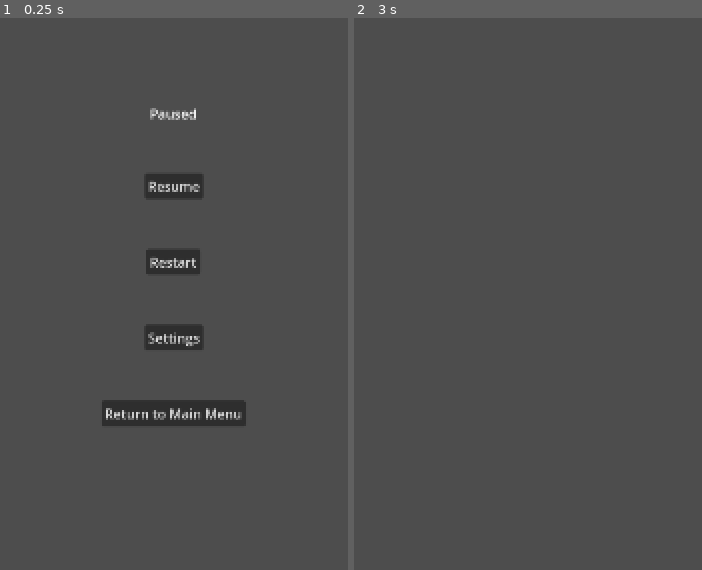
Above: before the commit, frames 1-2 (left to right).
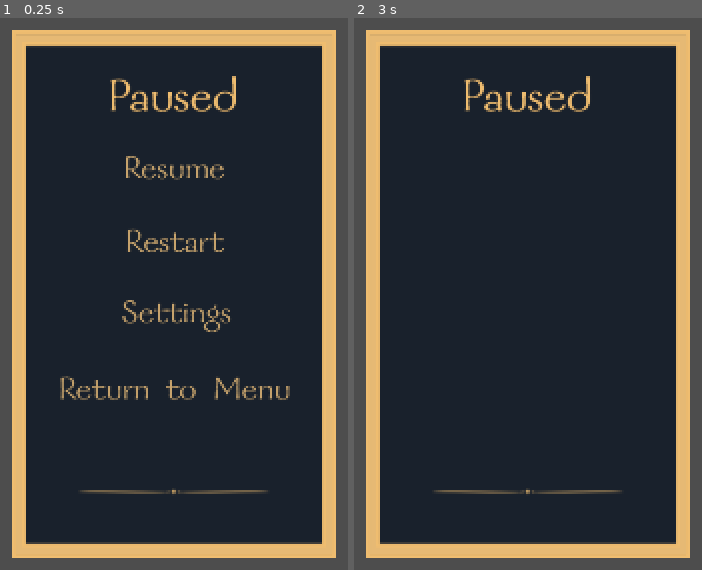
Above: after the commit, the same moments.

Repository: bradlycarpenter/Project-H-Phase-2
Game: Godot game, scene res://local_assets/pause_menu/src/pause_menu.tscn
Two runs of this game, one before a commit and one after it. Both use one fixed random seed, a clock stepped at 60 frames per second and the inputs below. This scene is started directly instead of the project's main scene.
Inputs (mouse positions are in pixels of both pictures, inside the frame that each line leads up to; where the layout moved, square brackets give the same spot in the first picture):
- Up to frame 1 (0.25 s): no input
- Up to frame 2 (3 s): click (528, 244) [528, 260] at 0.5 s; click (528, 244) [528, 260] at 1.25 s; click (528, 244) [528, 260] at 2 s; click (528, 172) [528, 183] at 2.75 s

The runs differ from the first frame. In frame 1, 85% of the frame differs, in the area x 3-97%, y 2-98%; in frame 2, 88%.

Commit message:
added/art_assets
added art assets and changed pause_menu

Diff:
--- a/local_assets/pause_menu/src/pause_menu.tscn
+++ b/local_assets/pause_menu/src/pause_menu.tscn
@@ -1,9 +1,64 @@
-[gd_scene load_steps=5 format=3 uid="uid://cqp2fxl062yjn"]
+[gd_scene load_steps=25 format=3 uid="uid://cqp2fxl062yjn"]
 
 [ext_resource type="Script" path="res://local_assets/pause_menu/src/pause_menu.gd" id="1_2trmw"]
+[ext_resource type="Texture2D" uid="uid://dm0seowpyxd67" path="res://local_assets/pause_menu/art/pause_menu_ui.png" id="2_2dtab"]
 [ext_resource type="PackedScene" uid="uid://bcto3psg0mkqi" path="res://local_assets/pause_menu/src/pause_menu_option.tscn" id="2_8vwhv"]
+[ext_resource type="Texture2D" uid="uid://ba21at6x15hs0" path="res://local_assets/pause_menu/art/return_hover.png" id="3_0dsdg"]
+[ext_resource type="Texture2D" uid="uid://c5tal7h3uja47" path="res://local_assets/pause_menu/art/resume_hover.png" id="3_mre3w"]
+[ext_resource type="Texture2D" uid="uid://cnpi5606t5bbe" path="res://local_assets/pause_menu/art/resume.png" id="3_tlc7n"]
+[ext_resource type="Texture2D" uid="uid://cx0qnca8bxmk8" path="res://local_assets/pause_menu/art/restart.png" id="3_uc3m7"]
+[ext_resource type="Texture2D" uid="uid://boyf40nj03xnx" path="res://local_assets/pause_menu/art/settings_hover.png" id="4_2fpuk"]
+[ext_resource type="Texture2D" uid="uid://7s5554kjgo82" path="res://local_assets/pause_menu/art/settings.png" id="4_guggm"]
+[ext_resource type="Texture2D" uid="uid://d2tydsl6gyg55" path="res://local_assets/pause_menu/art/restart_hover.png" id="4_jmrhf"]
+[ext_resource type="Texture2D" uid="uid://da8tsb1usiw0u" path="res://local_assets/pause_menu/art/return.png" id="4_t7gxh"]
 
 [sub_resource type="StyleBoxEmpty" id="StyleBoxEmpty_ruqvx"]
+
+[sub_resource type="StyleBoxTexture" id="StyleBoxTexture_puuel"]
+texture = ExtResource("3_mre3w")
+texture_margin_left = 314.0
+texture_margin_top = 45.0
+
+[sub_resource type="StyleBoxTexture" id="StyleBoxTexture_g80pw"]
+texture = ExtResource("3_tlc7n")
+texture_margin_left = 314.0
+texture_margin_top = 45.0
+
+[sub_resource type="StyleBoxTexture" id="StyleBoxTexture_vybgi"]
+texture = ExtResource("4_jmrhf")
+texture_margin_left = 289.0
+texture_margin_top = 75.0
+
+[sub_resource type="StyleBoxTexture" id="StyleBoxTexture_5w4y3"]
+texture = ExtResource("3_uc3m7")
+texture_margin_left = 289.0
+texture_margin_top = 75.0
+
+[sub_resource type="StyleBoxTexture" id="StyleBoxTexture_pjkhn"]
+texture = ExtResource("4_2fpuk")
+texture_margin_left = 280.0
+texture_margin_top = 75.0
+
+[sub_resource type="StyleBoxTexture" id="StyleBoxTexture_qqhs7"]
+texture = ExtResource("4_guggm")
+texture_margin_left = 310.0
+texture_margin_top = 55.0
+
+[sub_resource type="StyleBoxEmpty" id="StyleBoxEmpty_lknui"]
+
+[sub_resource type="StyleBoxEmpty" id="StyleBoxEmpty_mmjcc"]
+
+[sub_resource type="StyleBoxTexture" id="StyleBoxTexture_oylce"]
+texture = ExtResource("3_0dsdg")
+texture_margin_left = 300.0
+texture_margin_top = 75.0
+
+[sub_resource type="StyleBoxEmpty" id="StyleBoxEmpty_gij3f"]
+
+[sub_resource type="StyleBoxTexture" id="StyleBoxTexture_0wcch"]
+texture = ExtResource("4_t7gxh")
+texture_margin_left = 300.0
+texture_margin_top = 75.0
 
 [sub_resource type="StyleBoxEmpty" id="StyleBoxEmpty_2p3jt"]
 
@@ -18,58 +73,77 @@
 script = ExtResource("1_2trmw")
 main_menu = "res://local_assets/main_menu/src/main_menu.tscn"
 
+[node name="TextureRect" type="TextureRect" parent="."]
+layout_mode = 1
+anchors_preset = 8
+anchor_left = 0.5
+anchor_top = 0.5
+anchor_right = 0.5
+anchor_bottom = 0.5
+offset_left = -194.0
+offset_top = -316.5
+offset_right = 194.0
+offset_bottom = 316.5
+grow_horizontal = 2
+grow_vertical = 2
+size_flags_horizontal = 4
+size_flags_vertical = 4
+texture = ExtResource("2_2dtab")
+
 [node name="MarginContainer" type="MarginContainer" parent="."]
 process_mode = 3
 layout_mode = 1
 anchors_preset = 15
 anchor_right = 1.0
 anchor_bottom = 1.0
-offset_left = 481.0
-offset_top = 248.0
-offset_right = -481.0
-offset_bottom = -248.0
 grow_horizontal = 2
 grow_vertical = 2
 
 [node name="VBoxContainer" type="VBoxContainer" parent="MarginContainer"]
 layout_mode = 2
-theme_override_constants/separation = 60
+size_flags_horizontal = 4
+size_flags_vertical = 4
+theme_override_constants/separation = 15
 
 [node name="HSeparator" type="HSeparator" parent="MarginContainer/VBoxContainer"]
 layout_mode = 2
 theme_override_styles/separator = SubResource("StyleBoxEmpty_ruqvx")
 
-[node name="Label" type="Label" parent="MarginContainer/VBoxContainer"]
-layout_mode = 2
-text = "Paused"
-horizontal_alignment = 1
-vertical_alignment = 1
-
 [node name="resume_button" type="Button" parent="MarginContainer/VBoxContainer"]
 layout_mode = 2
 size_flags_horizontal = 4
-size_flags_vertical = 0
-text = "Resume
+size_flags_vertical = 4
+theme_override_styles/hover = SubResource("StyleBoxTexture_puuel")
+theme_override_styles/normal = SubResource("StyleBoxTexture_g80pw")
+text = "
 "
 
 [node name="restart_button" type="Button" parent="MarginContainer/VBoxContainer"]
 layout_mode = 2
 size_flags_horizontal = 4
 size_flags_vertical = 0
-text = "Restart"
+theme_override_styles/hover = SubResource("StyleBoxTexture_vybgi")
+theme_override_styles/normal = SubResource("StyleBoxTexture_5w4y3")
 
 [node name="option_button" type="Button" parent="MarginContainer/VBoxContainer"]
 layout_mode = 2
 size_flags_horizontal = 4
-size_flags_vertical = 0
-text = "Settings
+size_flags_vertical = 8
+theme_override_styles/hover = SubResource("StyleBoxTexture_pjkhn")
+theme_override_styles/normal = SubResource("StyleBoxTexture_qqhs7")
+text = "
 "
 
 [node name="exit_button" type="Button" parent="MarginContainer/VBoxContainer"]
 layout_mode = 2
 size_flags_horizontal = 4
 size_flags_vertical = 0
-text = "Return to Main Menu
+theme_override_styles/focus = SubResource("StyleBoxEmpty_lknui")
+theme_override_styles/disabled = SubResource("StyleBoxEmpty_mmjcc")
+theme_override_styles/hover = SubResource("StyleBoxTexture_oylce")
+theme_override_styles/pressed = SubResource("StyleBoxEmpty_gij3f")
+theme_override_styles/normal = SubResource("StyleBoxTexture_0wcch")
+text = "
 "
 
 [node name="HSeparator2" type="HSeparator" parent="MarginContainer/VBoxContainer"]
Binary file added: local_assets/pause_menu/art/pause_menu_ui.png
Not shown, added: local_assets/pause_menu/art/pause_menu_ui.png.import
Binary file added: local_assets/pause_menu/art/restart.png
Not shown, added: local_assets/pause_menu/art/restart.png.import
Binary file added: local_assets/pause_menu/art/restart_hover.png
Not shown, added: local_assets/pause_menu/art/restart_hover.png.import
Binary file added: local_assets/pause_menu/art/resume.png
Not shown, added: local_assets/pause_menu/art/resume.png.import
Binary file added: local_assets/pause_menu/art/resume_hover.png
Not shown, added: local_assets/pause_menu/art/resume_hover.png.import
Binary file added: local_assets/pause_menu/art/return.png
Not shown, added: local_assets/pause_menu/art/return.png.import
(and 6 more such lines)
